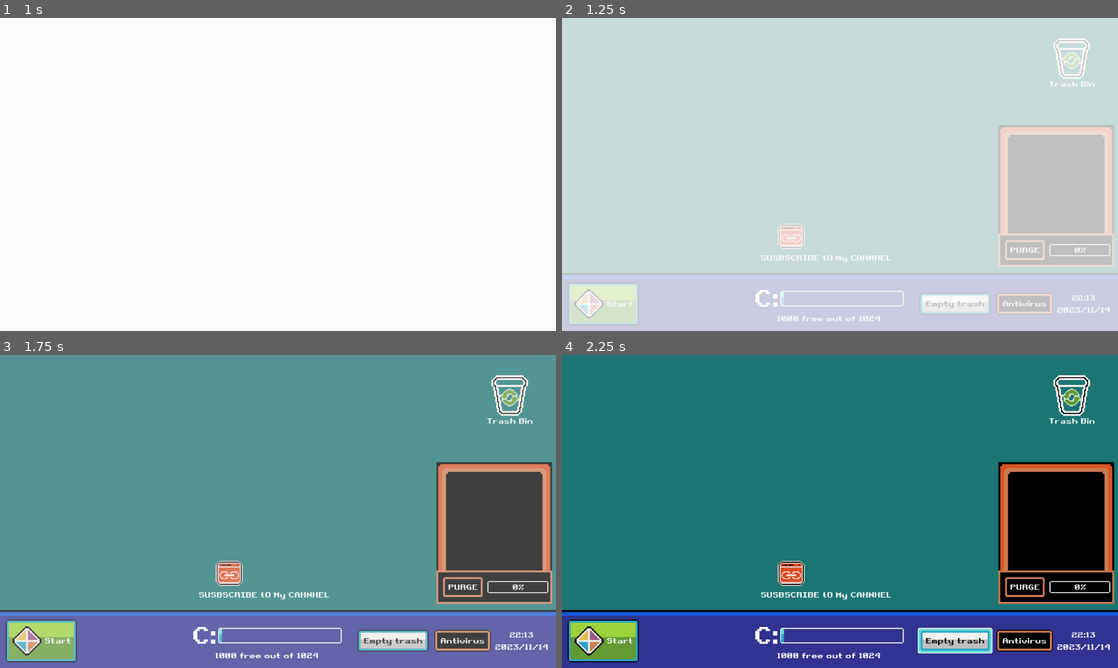
Above: before the commit, frames 1-4 (two rows, left to right).
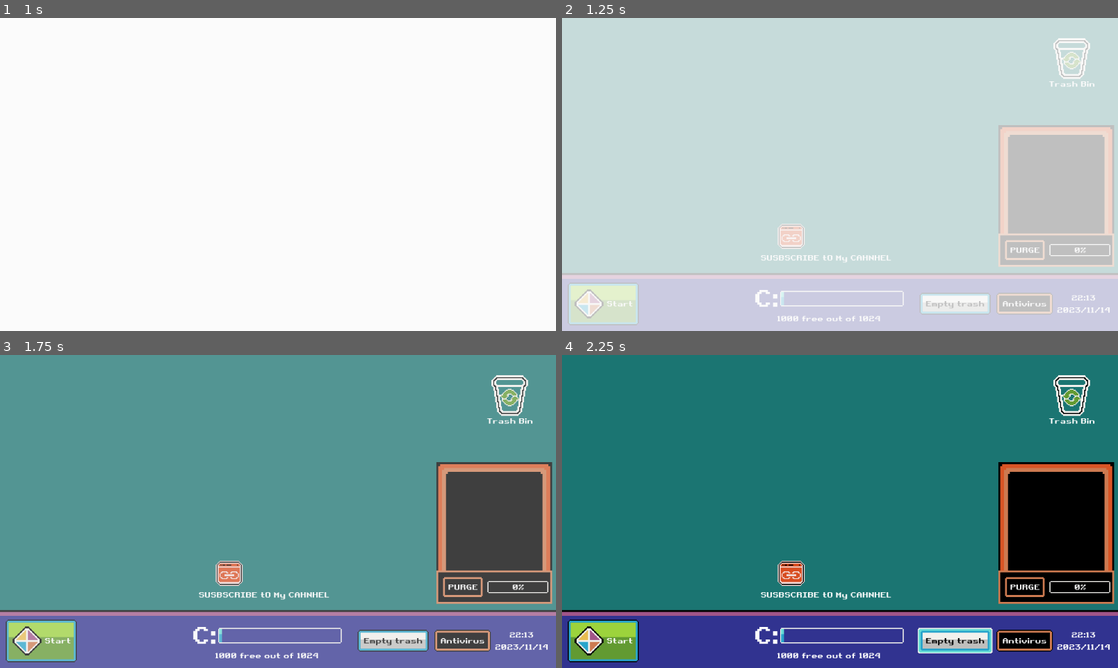
Above: after the commit, the same moments.

Repository: VileOar/ludum-dare-54
Game: Godot game, scene res://scenes/main.tscn
The game is run twice, just before and just after one commit, with the same random seed, the same clock (stepped at 60 frames per second) and the same inputs. This scene is started directly instead of the project's main scene.
Inputs:
- Up to frame 1 (1 s): click "Start" at 0.5 s
- Up to frame 2 (1.25 s): no input
- Up to frame 3 (1.75 s): click "Start" at 1.25 s
- Up to frame 4 (2.25 s): click "Empty trash" at 2 s

Frame 1 is identical in both runs. In frame 2, 1.1% of the frame differs, in the area x 0-100%, y 82-84%; in frame 3, 1.3%; in frame 4, 1.3%.

Commit message:
disk bar rumble

Diff:
--- a/scenes/ui/toolbar.tscn
+++ b/scenes/ui/toolbar.tscn
@@ -169,8 +169,13 @@
 size_flags_horizontal = 3
 horizontal_alignment = 1
 
+[node name="RumbleTimer" type="Timer" parent="."]
+wait_time = 0.4
+one_shot = true
+
 [connection signal="pressed" from="VBoxContainer/PauseMenu/VBoxContainer/HBoxContainer/LogoffButton" to="." method="_on_logoff_button_pressed"]
 [connection signal="pressed" from="VBoxContainer/PauseMenu/VBoxContainer/HBoxContainer/ShutdownButton" to="." method="_on_shutdown_button_pressed"]
 [connection signal="pressed" from="VBoxContainer/PanelContainer/HBoxContainer/MarginContainer/StartButton" to="." method="_on_start_button_pressed"]
 [connection signal="pressed" from="VBoxContainer/PanelContainer/HBoxContainer/HBoxContainer/EmptyButton" to="." method="_on_empty_button_pressed"]
 [connection signal="pressed" from="VBoxContainer/PanelContainer/HBoxContainer/HBoxContainer/AntiVButton" to="." method="_on_anti_v_button_pressed"]
+[connection signal="timeout" from="RumbleTimer" to="." method="_on_rumble_timer_timeout"]
--- a/scripts/ui/toolbar.gd
+++ b/scripts/ui/toolbar.gd
@@ -9,6 +9,8 @@
 @onready var pause_menu := %PauseMenu
 @onready var blocker := $Blocker
 
+@onready var _rumble_timer := $RumbleTimer
+
 @onready var time_label := %Time
 @onready var date_label := %Date
 
@@ -16,7 +18,14 @@
 
 var _disk_bar_shake_strength = 0.0
 
+# lowest value from which bar starts increasing in size
+const _MIN_BAR_GROW_PERCENT = 0.6
 const _MAX_BAR_SIZE_SCALE = 1.5
+
+const _MAX_RUMBLE_TIME = 0.5
+
+@onready var m = (_MAX_BAR_SIZE_SCALE - 1.0) / (1.0 - _MIN_BAR_GROW_PERCENT)
+@onready var b = _MAX_BAR_SIZE_SCALE - m
 
 
 func _ready():
@@ -33,7 +42,7 @@
 		disk_space_bar.position = Vector2.RIGHT.rotated(angle) * _disk_bar_shake_strength
 
 
-func _on_disk_space_manager_space_update(new_space, max_space):
+func _on_disk_space_manager_space_update(new_space : float, max_space : float):
 	# TODO: change colour (and animation?) according to space occupied
 	disk_space_bar.max_value = max_space
 	disk_space_bar.min_value = 0
@@ -41,8 +50,13 @@
 
 	disk_space_label.text = str(max_space - new_space) + " free out of " + str(max_space)
 
-	var percent = new_space / Global.MAX_DISK_SPACE
-	#_set_progressbar_size()
+	var percent = new_space / max_space
+	if percent >= _MIN_BAR_GROW_PERCENT:
+		_set_progressbar_size(percent * m + b)
+	else:
+		_set_progressbar_size(1.0)
+	_disk_bar_shake_strength = percent * 4
+	_rumble_timer.start(min(_MAX_RUMBLE_TIME, _MAX_RUMBLE_TIME * (percent + 0.2)))
 
 
 func _set_progressbar_size(size_scale):
@@ -76,3 +90,7 @@
 
 func _on_shutdown_button_pressed():
 	get_tree().quit()
+
+
+func _on_rumble_timer_timeout():
+	_disk_bar_shake_strength = 0.0
Binary file changed: assets/aseprite/desktop_panels.aseprite
Binary file changed: assets/gfx/panels/desktop_panels.png
